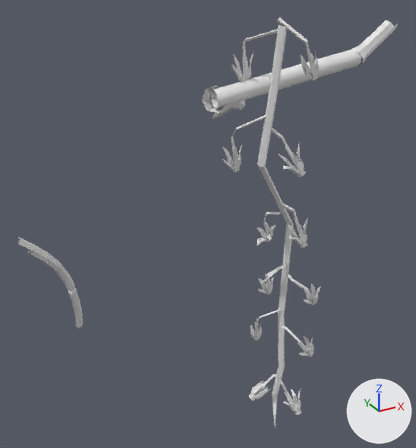
An edit to the OBJ model meshes/env/plants/v6_rachis2.obj, drawn before and after from the same camera.
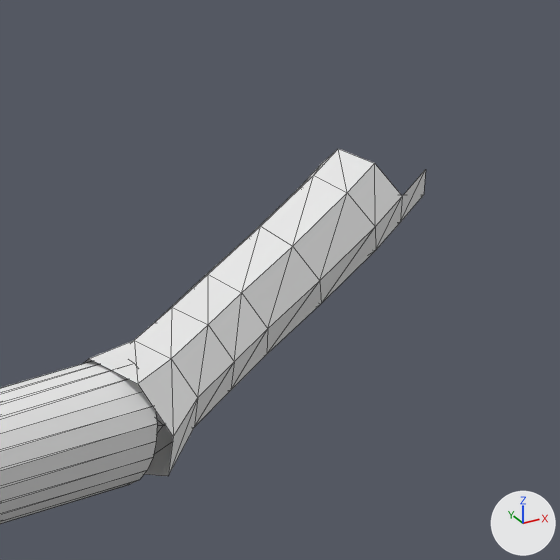
Each version is shown whole from a 50 mm camera at (-0.1556, -0.2185, 0.0374) aimed at (-0.0031, 0.0587, -0.1012), then close up on the part from 82% to 100% of the width and 0% to 17% of the height. Arrows for +X, +Y and +Z are at lower right; the lights stay in place. The older version's two pictures come first. The close-ups show mesh edges as thin lines. Where no turn or scale is listed for an object, it has been applied to the vertices. Vertices at exactly the same position are counted once.

Names of what the first close-up shows: 'v6_rachis2'.
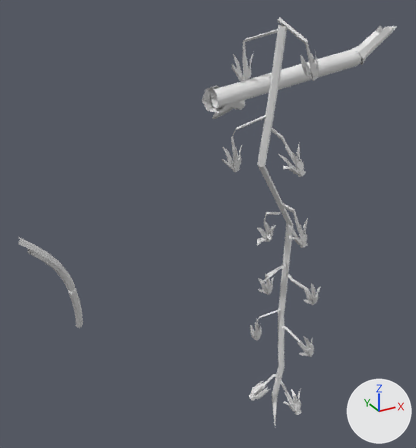
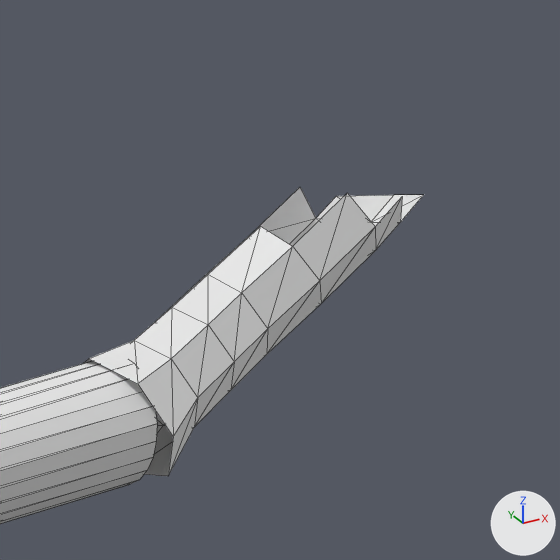
What changed in the scene script:
```text
Change me_v6_rachis2:
    used by ob_v6_rachis2; location = (0.0, 0.0, 0.0)
    remove me_v6_rachis2.from_pydata(...)  # 1531 vertices, 2870 faces; spans x -0.114..0.069, y -0.014..0.145, z -0.236..0.019
    add me_v6_rachis2.from_pydata(...)  # 1525 vertices, 2854 faces; spans x -0.114..0.069, y -0.014..0.145, z -0.236..0.019
    me_v6_rachis2 part 1
    6 vertices are removed from x 0.061..0.068, y -0.004..0.002, z 0.014..0.016
    16 faces are deleted
```

Changed parts and their boxes [x1, y1, x2, y2] in the close-ups (560 x 560 px):
'v6_rachis2', reshaped: before [0, 149, 426, 524]; after [0, 188, 423, 524]
part 1 of me_v6_rachis2, deleted: before [254, 149, 426, 246]
